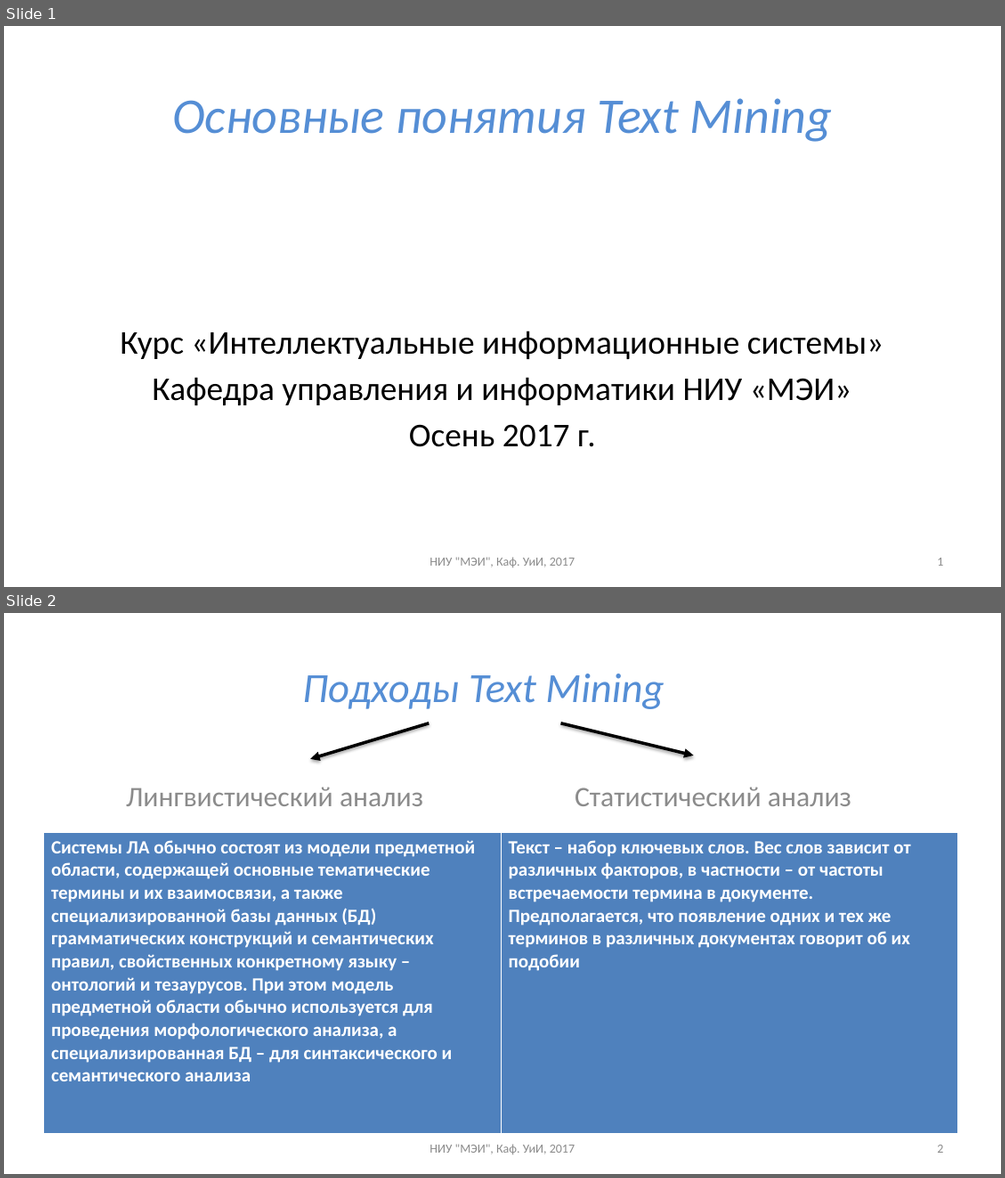
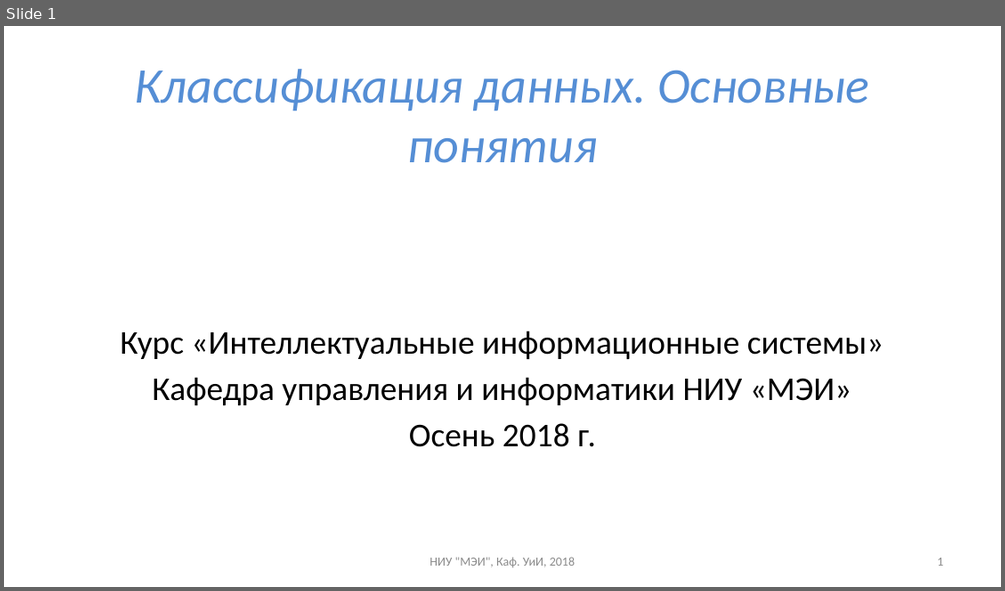
Before and after one commit to uii-mpei/uii-mpei.github.io, a slide deck: study/courses/iis/IIS_lec_2.pptx. Shown one above the other, each under a label of ours: slides 1 and 2 before the commit, slide 1 after it. The pictures are 1005x1178 and 1005x591 pixels, drawn with LibreOffice and Linux fonts; fonts in the diff are those of the drawing. Boxes give left, top, right and bottom in pixels: in the first picture for what was removed or moved away, otherwise in the second. Text is boxed around its words. In the diff, an @@ line names an element or a change of style, - is before the commit and + after.

```diff
--- a/study/courses/iis/IIS_lec_2.pptx
+++ b/study/courses/iis/IIS_lec_2.pptx
@@ slide 2 removed at (x1=4, y1=613, x2=1001, y2=1174), background #FFFFFF @@
@@ title removed at (x1=302, y1=674, x2=663, y2=709) @@
-Подходы Text Mining
@@ arrow removed from (429, 723) to (310, 759) @@
@@ arrow removed from (561, 723) to (694, 755) @@
@@ subtitle removed at (x1=126, y1=787, x2=851, y2=806) @@
-Лингвистический анализ Статистический анализ
@@ table removed at (x1=44, y1=832, x2=957, y2=1135), 1 rows, 2 columns @@
-Системы ЛА обычно состоят из модели предметной области, содержащей основные тематические термины и их взаимосвязи, а также специализированной базы данных (БД) грамматических конструкций и семантических правил, свойственных конкретному языку – онтологий и тезаурусов. При этом модель предметной области обычно используется для проведения морфологического анализа, а специализированная БД – для синтаксического и семантического анализа | Текст – набор ключевых слов. Вес слов зависит от различных факторов, в частности – от частоты встречаемости термина в документе. Предполагается, что появление одних и тех же терминов в различных документах говорит об их подобии
@@ text removed at (x1=429, y1=1143, x2=574, y2=1154) @@
-НИУ "МЭИ", Каф. УиИ, 2017
@@ page number removed at (x1=937, y1=1144, x2=943, y2=1152) @@
-2
@@ slide 1 changed as well @@
@@ title at (x1=134, y1=69, x2=869, y2=163): text changed @@
-Основные понятия Text Mining
+Классификация данных. Основные понятия
@@ text at (x1=409, y1=423, x2=596, y2=447): text changed @@
-Осень 2017 г.
+Осень 2018 г.
@@ text at (x1=429, y1=556, x2=574, y2=567): text changed @@
-НИУ "МЭИ", Каф. УиИ, 2017
+НИУ "МЭИ", Каф. УиИ, 2018
```
Also in this commit, not shown: 7 other slides changed, 7 slides added, 14 other slides removed, 2 other files.
